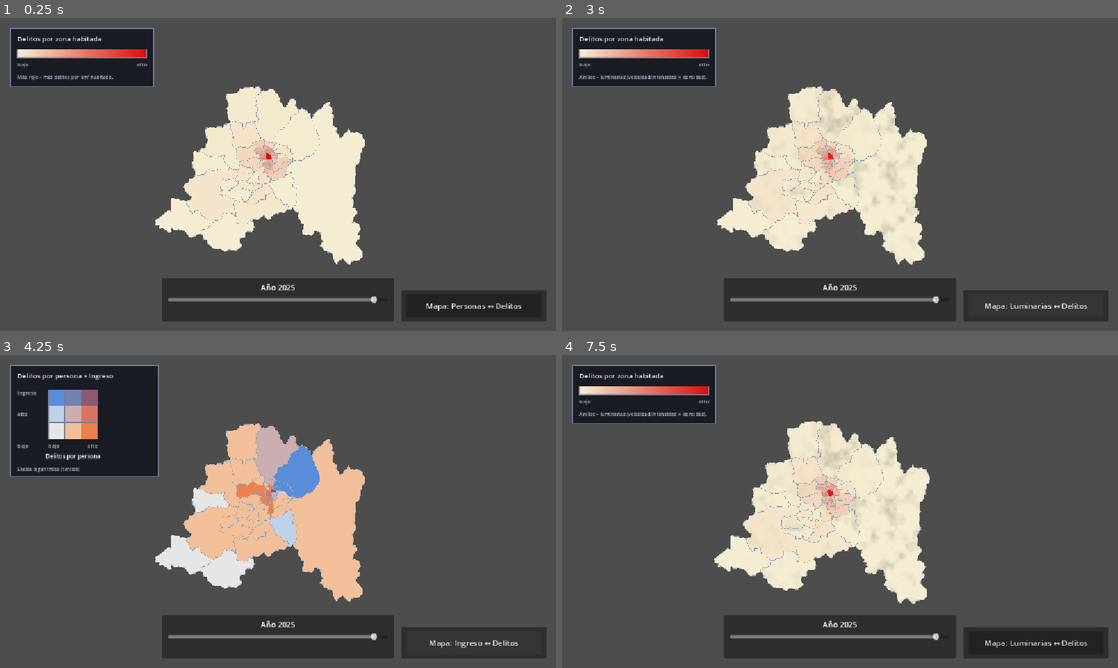
Above: before the commit, frames 1-4 (two rows, left to right).
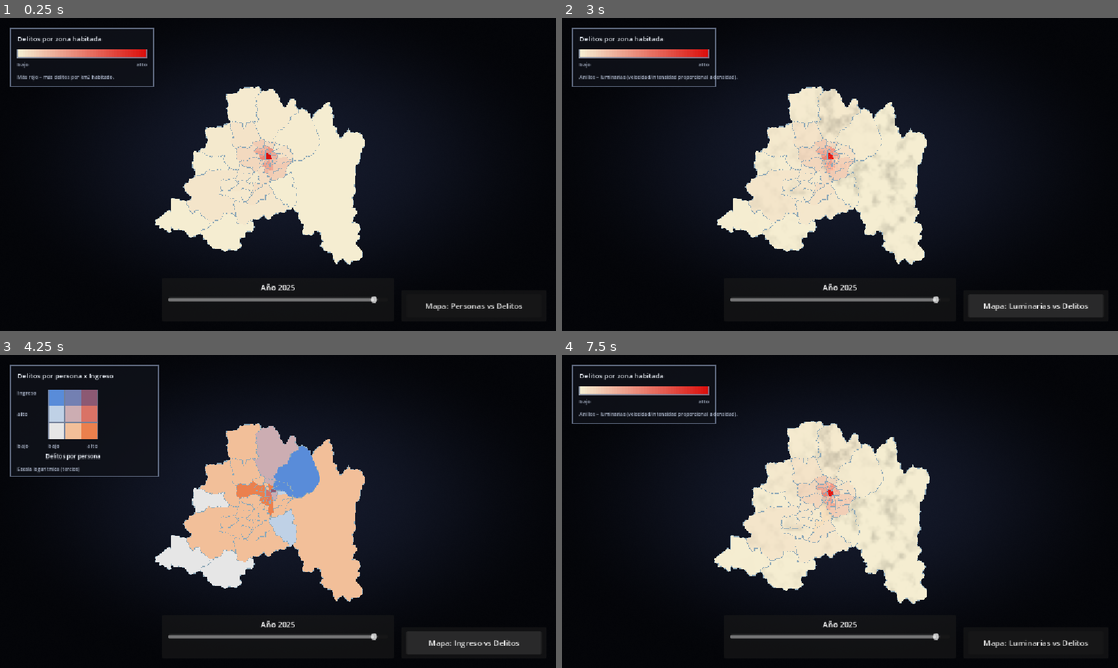
Above: after the commit, the same moments.

Repository: Washaaaan/Infovis-Luminarias-y-su-ayuda-en-la-seguridad-de-la-comunidad
Game: Godot game, scene res://Infovis.tscn
Two runs of this game, one before a commit and one after it. Both use one fixed random seed, a clock stepped at 60 frames per second and the inputs below.
Inputs (mouse positions are in pixels of both pictures, inside the frame that each line leads up to):
- Up to frame 1 (0.25 s): no input
- Up to frame 2 (3 s): click "Mapa: Personas ↔ Delitos" (after the commit: "Mapa: Personas vs Delitos") at 0.5 s; click "Mapa: Luminarias ↔ Delitos" (after the commit: "Mapa: Luminarias vs Delitos") at 1.25 s; click "Mapa: Ingreso ↔ Delitos" (after the commit: "Mapa: Ingreso vs Delitos") at 2 s; click "Mapa: Personas ↔ Delitos" (after the commit: "Mapa: Personas vs Delitos") at 2.75 s
- Up to frame 3 (4.25 s): click "Mapa: Luminarias ↔ Delitos" (after the commit: "Mapa: Luminarias vs Delitos") at 3.5 s
- Up to frame 4 (7.5 s): click "Mapa: Ingreso ↔ Delitos" (after the commit: "Mapa: Ingreso vs Delitos") at 4.25 s; click "Mapa: Personas ↔ Delitos" (after the commit: "Mapa: Personas vs Delitos") at 5 s; click "Mapa: Luminarias ↔ Delitos" (after the commit: "Mapa: Luminarias vs Delitos") at 5.75 s; click "Mapa: Ingreso ↔ Delitos" (after the commit: "Mapa: Ingreso vs Delitos") at 6.5 s; tap Enter at 7.25 s; move the mouse to (823, 511) at 7.27 s; click (823, 511) at 7.42 s

The runs differ from the first frame. In frame 1, 80% of the frame differs, in the area x 0-100%, y 0-100%; in frame 2, 80%; in frame 3, 75%; in frame 4, 79%.

Commit message:
v1 final

Diff:
--- a/Infovis.tscn
+++ b/Infovis.tscn
@@ -7,11 +7,32 @@
 [ext_resource type="Script" uid="uid://cqskcge7glm54" path="res://Scripts/control_anio.gd" id="5_ctrlanio"]
 [ext_resource type="Script" uid="uid://4jsvssx3wc6d" path="res://Scripts/grafico_comuna.gd" id="6_grafico"]
 [ext_resource type="AudioStream" uid="uid://c6tqtqni68uao" path="res://sonidos/peligro.mp3" id="7_peligro"]
+[ext_resource type="Shader" uid="uid://da3cgqsrqv2uu" path="res://Shaders/fondo.gdshader" id="8_fondo"]
+
+[sub_resource type="ShaderMaterial" id="ShaderMaterial_fondo"]
+shader = ExtResource("8_fondo")
+shader_parameter/color_centro = Color(0.075, 0.094, 0.157, 1)
+shader_parameter/color_borde = Color(0.016, 0.02, 0.035, 1)
+shader_parameter/radio = 0.65
+shader_parameter/suavidad = 0.45
+shader_parameter/centro_offset = Vector2(0, -0.04)
 
 [sub_resource type="RectangleShape2D" id="RectangleShape2D_4nsmc"]
 size = Vector2(404.5, 337)
 
 [node name="Bg" type="Node2D" unique_id=438070891]
+
+[node name="Fondo" type="CanvasLayer" parent="." unique_id=1045663891]
+layer = -10
+
+[node name="Vignette" type="ColorRect" parent="Fondo" unique_id=1277771649]
+material = SubResource("ShaderMaterial_fondo")
+anchors_preset = 15
+anchor_right = 1.0
+anchor_bottom = 1.0
+grow_horizontal = 2
+grow_vertical = 2
+mouse_filter = 2
 
 [node name="Camera2D" type="Camera2D" parent="." unique_id=1862409755]
 position = Vector2(583, 323)
--- a/Scripts/control_anio.gd
+++ b/Scripts/control_anio.gd
@@ -81,14 +81,14 @@
 
 	if _modo == 1:
 
-		return "Mapa: Luminarias ↔ Delitos"
+		return "Mapa: Luminarias vs Delitos"
 
 	if _modo == 2:
 
-		return "Mapa: Ingreso ↔ Delitos"
-
-
-	return "Mapa: Personas ↔ Delitos"
+		return "Mapa: Ingreso vs Delitos"
+
+
+	return "Mapa: Personas vs Delitos"
 
 
 func _on_modo_presionado() -> void:
--- a/Scripts/grafico_comuna.gd
+++ b/Scripts/grafico_comuna.gd
@@ -202,7 +202,7 @@
 	# --------------------------------------------------------
 
 	_texto(
-		"%s — Año %d" % [_nombre, _anio],
+		"%s - Año %d" % [_nombre, _anio],
 		Vector2(size.x * 0.5, size.y * 0.075),
 		26,
 		TEXTO,
@@ -243,20 +243,20 @@
 
 	if modo == 2:
 
-		titulo = "Ingreso vs delitos por persona · %d" % _anio
+		titulo = "Ingreso vs delitos por persona - %d" % _anio
 		titulo_x = "Ingreso promedio del hogar"
 		titulo_y = "Delitos por persona"
 
 	elif modo == 1:
 
-		titulo = "Luminarias vs delitos · %d" % _anio
+		titulo = "Luminarias vs delitos - %d" % _anio
 		titulo_x = "Luminarias por zona habitada"
 		titulo_y = "Delitos por zona habitada"
 
 	else:
 
-		titulo = "Densidad vs delitos por zona · %d" % _anio
-		titulo_x = "Densidad de personas (hab/km²)"
+		titulo = "Densidad vs delitos por zona - %d" % _anio
+		titulo_x = "Densidad de personas (hab/km2)"
 		titulo_y = "Delitos por zona habitada"
 
 
@@ -476,12 +476,14 @@
 		true
 	)
 
-	_texto(
+	# La etiqueta del eje Y se dibuja rotada 90° a la izquierda
+	# del eje para no solaparse con el título del gráfico.
+	_texto_vertical(
 		titulo_y,
-		Vector2(x0, y0 - 24),
+		x0 - 66,
+		(y0 + y1) * 0.5,
 		14,
-		TEXTO,
-		false
+		TEXTO
 	)
 
 
@@ -542,7 +544,7 @@
 		)
 
 		_texto(
-			"%.1f · %.1f" % [
+			"%.1f - %.1f" % [
 				valores_x[idx_sel],
 				valores_y[idx_sel]
 			],
@@ -566,7 +568,7 @@
 	)
 
 	_texto(
-		"R² = %.3f" % (r * r),
+		"R2 = %.3f" % (r * r),
 		Vector2(x0 + 8, y0 + 38),
 		14,
 		TEXTO,
@@ -669,6 +671,47 @@
 	)
 
 
+# Dibuja texto rotado 90° (de abajo hacia arriba), centrado
+# verticalmente en y_centro sobre una línea vertical en x.
+func _texto_vertical(
+	texto: String,
+	x: float,
+	y_centro: float,
+	fs: int,
+	color: Color
+) -> void:
+
+	var fuente := get_theme_default_font()
+
+	if fuente == null:
+		return
+
+	var tam := fuente.get_string_size(
+		texto,
+		HORIZONTAL_ALIGNMENT_LEFT,
+		-1,
+		fs
+	)
+
+	draw_set_transform(
+		Vector2(x, y_centro + tam.x * 0.5),
+		-PI * 0.5,
+		Vector2.ONE
+	)
+
+	draw_string(
+		fuente,
+		Vector2.ZERO,
+		texto,
+		HORIZONTAL_ALIGNMENT_LEFT,
+		-1,
+		fs,
+		color
+	)
+
+	draw_set_transform(Vector2.ZERO, 0.0, Vector2.ONE)
+
+
 func _miles(valor: int) -> String:
 
 	var s := str(abs(valor))
--- a/Scripts/leyenda_mapa.gd
+++ b/Scripts/leyenda_mapa.gd
@@ -95,10 +95,10 @@
 	_texto("bajo", bx + Vector2(0, bh + 18), 11, TEXTO_TENUE)
 	_texto("alto", bx + Vector2(bw, bh + 18), 11, TEXTO_TENUE, false, true)
 
-	var nota := "Más rojo = más delitos por km² habitado."
+	var nota := "Más rojo = más delitos por km2 habitado."
 
 	if DatosComunas.modo_visual == 1:
-		nota = "Anillos = luminarias (velocidad/intensidad ∝ densidad)."
+		nota = "Anillos = luminarias (velocidad/intensidad proporcional a densidad)."
 
 	_texto(nota, origen + Vector2(14, h - 16), 10, TEXTO_TENUE)
 
@@ -114,7 +114,7 @@
 	draw_rect(Rect2(origen, Vector2(w, h)), FONDO, true)
 	draw_rect(Rect2(origen, Vector2(w, h)), BORDE, false, 1.0)
 
-	_texto("Delitos por persona × Ingreso", origen + Vector2(14, 26), 14, TEXTO)
+	_texto("Delitos por persona x Ingreso", origen + Vector2(14, 26), 14, TEXTO)
 
 	# Cuadrícula 3x3. filas = ingreso (arriba = alto).
 	var cuadro := 34.0
--- a/Scripts/panel_comuna.gd
+++ b/Scripts/panel_comuna.gd
@@ -210,7 +210,7 @@
 # ============================================================
 
 func _crear_botones() -> void:
-	_boton_izq = _crear_boton("◀")
+	_boton_izq = _crear_boton("<")
 	_boton_izq.anchor_left = 0.0
 	_boton_izq.anchor_right = 0.0
 	_boton_izq.anchor_top = 0.5
@@ -221,7 +221,7 @@
 	_boton_izq.offset_bottom = 36.0
 	_boton_izq.pressed.connect(_ir_anterior)
 
-	_boton_der = _crear_boton("▶")
+	_boton_der = _crear_boton(">")
 	_boton_der.anchor_left = 1.0
 	_boton_der.anchor_right = 1.0
 	_boton_der.anchor_top = 0.5
--- /dev/null
+++ b/Shaders/fondo.gdshader
@@ -0,0 +1,66 @@
+shader_type canvas_item;
+
+
+// ============================================================
+// FONDO DEL MAPA
+//
+// Vignette radial navy: centro azul-grafito levemente mas claro
+// y bordes casi negros. Da profundidad y contraste a las comunas
+// calidas (crema -> rojo) del mapa.
+//
+// Se aplica a un ColorRect a pantalla completa en un CanvasLayer
+// con layer = -10 (detras de todo e inmune a la camara).
+// ============================================================
+
+uniform vec4 color_centro : source_color = vec4(
+	0.075,
+	0.094,
+	0.157,
+	1.0
+);
+
+uniform vec4 color_borde : source_color = vec4(
+	0.016,
+	0.020,
+	0.035,
+	1.0
+);
+
+// Radio donde empieza la transicion (0 = centro, 1 = borde).
+uniform float radio : hint_range(0.0, 1.5) = 0.65;
+
+// Suavidad de la transicion.
+uniform float suavidad : hint_range(0.01, 1.0) = 0.45;
+
+// Desplazamiento del foco (para centrar un poco mas arriba).
+uniform vec2 centro_offset = vec2(0.0, -0.04);
+
+
+void fragment() {
+
+	vec2 p = UV - (vec2(0.5, 0.5) + centro_offset);
+
+	// Distancia radial: 0 en el centro, ~1 en el borde medio.
+	float d = length(p) * 2.0;
+
+	float t = smoothstep(
+		radio - suavidad,
+		radio + suavidad,
+		d
+	);
+
+	vec3 col = mix(
+		color_centro.rgb,
+		color_borde.rgb,
+		t
+	);
+
+	// Ruido minimo para evitar bandas en el degradado oscuro.
+	float n = fract(
+		sin(dot(UV, vec2(12.9898, 78.233))) * 43758.5453
+	);
+
+	col += (n - 0.5) * 0.006;
+
+	COLOR = vec4(col, 1.0);
+}
Not shown, added: Shaders/fondo.gdshader.uid
Not shown, changed: docs/index.html
Not shown, changed: docs/index.pck
